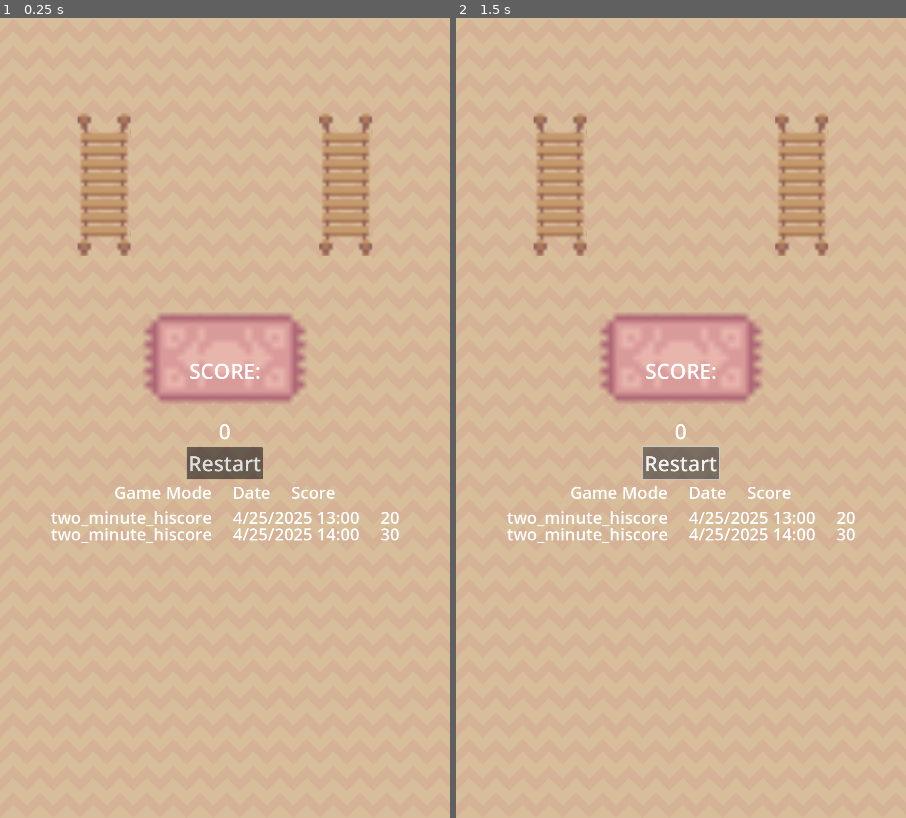
Above: before the commit, frames 1-2 (left to right).
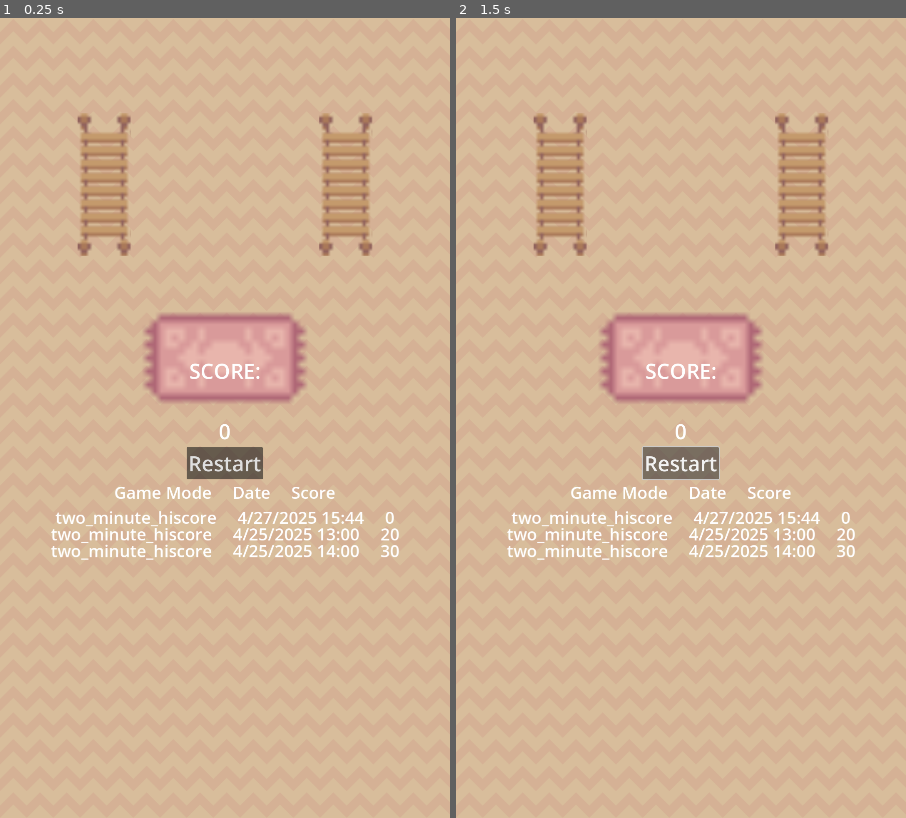
Above: after the commit, the same moments.

Repository: andrewcrisp/shelfsortinggame
Game: Godot game, scene res://scenes/score_report.tscn
Same seed, same stepped clock (60 frames per second), same inputs: the game is played once before the commit and once after it. This scene is started directly instead of the project's main scene.
Inputs:
- Up to frame 1 (0.25 s): no input
- Up to frame 2 (1.5 s): click "Restart" at 0.5 s; click "Restart" at 1.25 s

The runs differ from the first frame. In frame 1, 0.9% of the frame differs, in the area x 11-89%, y 61-68%; in frame 2, 0.9%.

Commit message:
Save hiscores to file and load again safely

Diff:
--- a/assets/text/hiscores.json
+++ b/assets/text/hiscores.json
@@ -1 +1,3 @@
-{	"two_minute_hiscore" : [		{ 			"dateScored" : "4/25/2025 13:00",			"score" : 20		},		{ 			"dateScored" : "4/25/2025 14:00",			"score" : 30		}	]}
+{"dateScored":"4/27/2025 15:44","filename":"res://scenes/score_entry.tscn","gameMode":"two_minute_hiscore","score":"0"}
+{"dateScored":"4/25/2025 13:00","filename":"res://scenes/score_entry.tscn","gameMode":"two_minute_hiscore","score":"20"}
+{"dateScored":"4/25/2025 14:00","filename":"res://scenes/score_entry.tscn","gameMode":"two_minute_hiscore","score":"30"}
--- a/scripts/game.gd
+++ b/scripts/game.gd
@@ -6,7 +6,6 @@
 func _ready() -> void:
 	Globals.game = $"."
 	Globals.scoreboard = $Scoreboard
-	current_level = $Starting_Menu
 	show_starting_menu()
 
 func on_endless_mode_button_pressed():
--- a/scripts/high_score_viewer.gd
+++ b/scripts/high_score_viewer.gd
@@ -9,41 +9,30 @@
 	populateScoresList()
 
 func load_hiscores():
-	if FileAccess.file_exists(userHiscoresFilePath):
-		DirAccess.remove_absolute(userHiscoresFilePath)
-
 	if not FileAccess.file_exists(userHiscoresFilePath):
 		DirAccess.copy_absolute(hiscoresFilePath, userHiscoresFilePath)
 
 	var save_file = FileAccess.open(userHiscoresFilePath, FileAccess.READ)
 	while save_file.get_position() < save_file.get_length():
 		var json_string = save_file.get_line()
-
 		# Creates the helper class to interact with JSON.
 		var json = JSON.new()
-
 		# Check if there is any error while parsing the JSON string, skip in case of failure.
 		var parse_result = json.parse(json_string)
 		if not parse_result == OK:
 			print("JSON Parse Error: ", json.get_error_message(), " in ", json_string, " at line ", json.get_error_line())
 			continue
-
 		# Get the data from the JSON object.
 		var node_data = json.data
 
 		# Firstly, we need to create the object and add it to the tree and set its position.
+		var newScore:ScoreEntry = load("res://scenes/score_entry.tscn").instantiate()
 
 		# Now we set the remaining variables.
-		for gamemode in node_data.keys():
-			if gamemode == "filename" or gamemode == "parent" or gamemode == "pos_x" or gamemode == "pos_y":
-				continue
-			for score in node_data[gamemode]:
-				var newScore:ScoreEntry = load("res://scenes/score_entry.tscn").instantiate()
-				newScore.gameMode = gamemode
-				newScore.dateScored = score.dateScored
-				newScore.score = str(score["score"]).pad_decimals(0)
-				hiscores.append(newScore)
-				#$Control/ScoresList/Scores.add_child(newScore)
+		newScore.gameMode = node_data["gameMode"]
+		newScore.dateScored = node_data["dateScored"]
+		newScore.score = str(node_data["score"]).pad_decimals(0)
+		hiscores.append(newScore)
 
 func populateScoresList():
 	var oldscores :=$Control/ScoresList/Scores.get_children()
@@ -54,3 +43,12 @@
 	)
 	for i in hiscores:
 		$Control/ScoresList/Scores.add_child(i)
+
+func saveScoresList():
+	var save_file = FileAccess.open(userHiscoresFilePath, FileAccess.WRITE)
+	for node in hiscores:
+		var node_data = node.call("save")
+		# JSON provides a static method to serialized JSON string.
+		var json_string = JSON.stringify(node_data)
+		# Store the save dictionary as a new line in the save file.
+		save_file.store_line(json_string)
--- a/scripts/score_entry.gd
+++ b/scripts/score_entry.gd
@@ -9,3 +9,12 @@
 
 	$HBoxContainer/DateLabel.text = dateScored
 	$HBoxContainer/ScoreLabel.text = score
+
+func save():
+	var save_dict = {
+		"filename" : get_scene_file_path(),
+		"gameMode" : gameMode,
+		"dateScored" : dateScored,
+		"score" : str(score)
+	}
+	return save_dict
--- a/scripts/score_report.gd
+++ b/scripts/score_report.gd
@@ -21,5 +21,5 @@
 	newScore.score = score
 	$Control/HighScoreViewer.hiscores.append(newScore)
 	$Control/HighScoreViewer.populateScoresList()
-
+	$Control/HighScoreViewer.saveScoresList()
 	#$Control/HighScoreViewer
